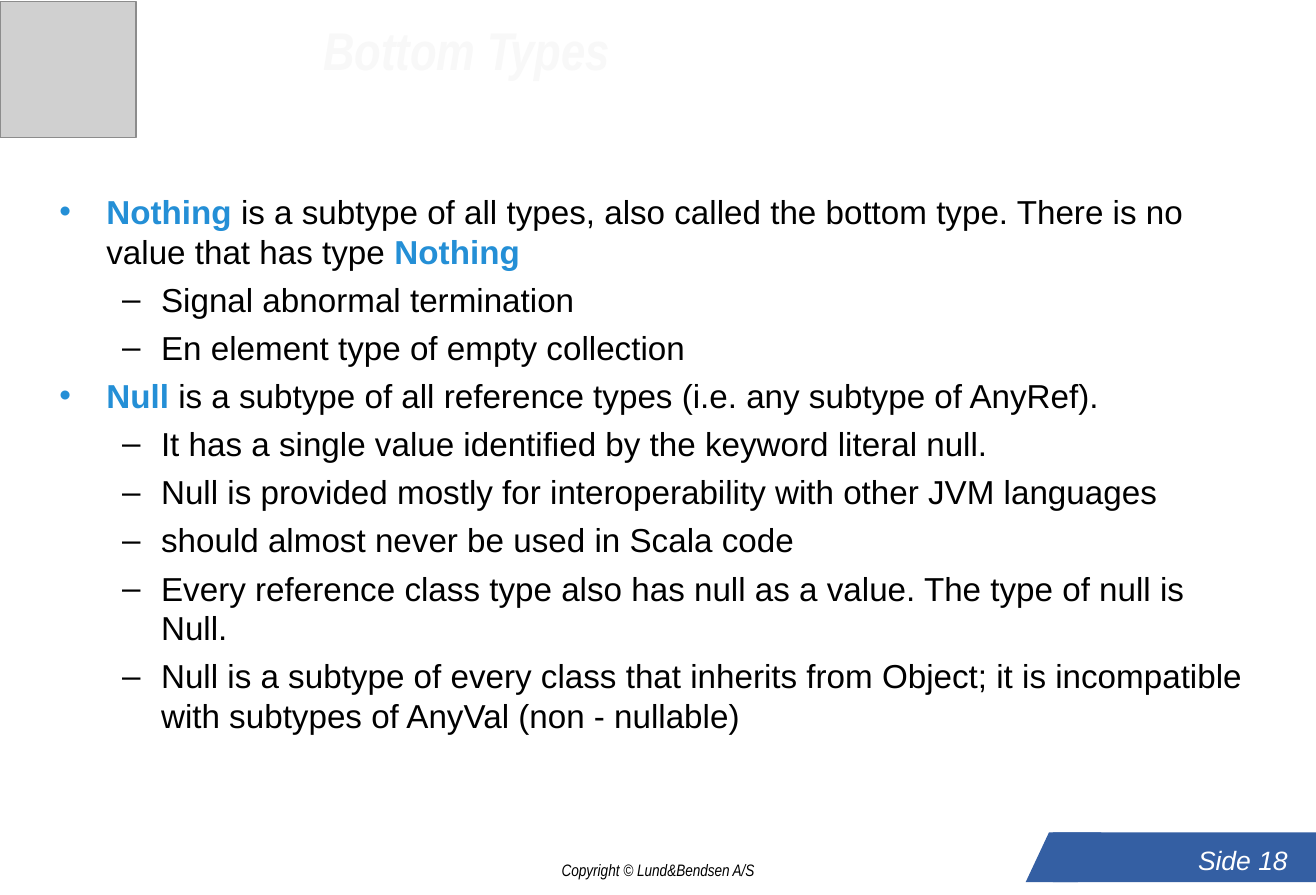
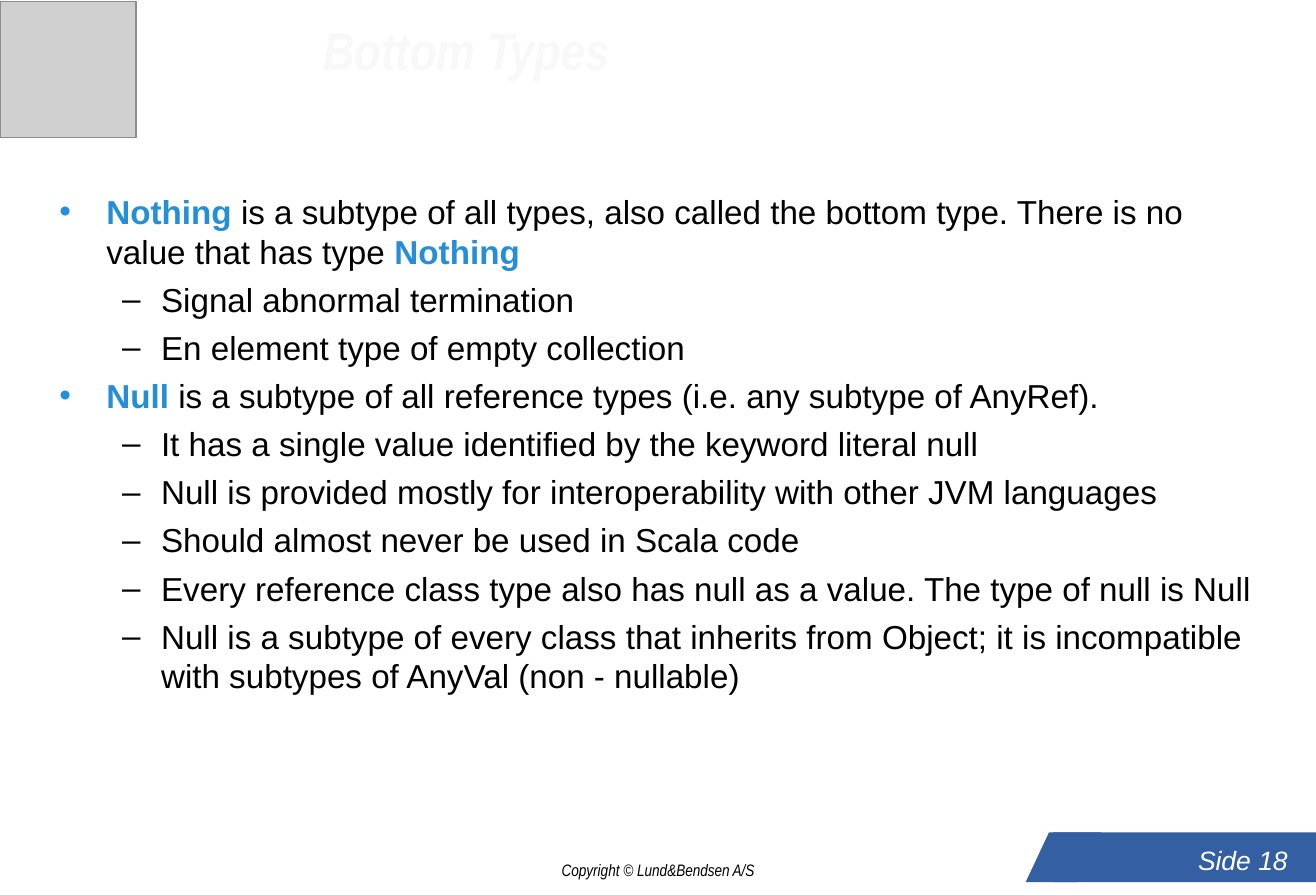
Before and after one commit to LundOgBendsen/LBE2921-Scala, a slide deck: slide 18 of slides/06_class_hierarchies.ppt. Drawn at 1316x895 pixels with LibreOffice and Linux fonts; fonts in the diff are those of the drawing; grey boxes stand for pictures; background and template pictures are left out. Boxes give left, top, right and bottom in pixels: in the first picture for what was removed or moved away, otherwise in the second. Text is boxed around its words. In the diff, an @@ line names an element or a change of style, - is before the commit and + after.

```diff
--- a/slides/06_class_hierarchies.ppt
+++ b/slides/06_class_hierarchies.ppt
@@ text at <box>161,432,978,463</box>: text changed @@
-  – It has a single value identified by the keyword literal null.
+  – It has a single value identified by the keyword literal null
@@ text at <box>161,528,1250,607</box>: text changed @@
-  – should almost never be used in Scala code
-  – Every reference class type also has null as a value. The type of null is Null.
+  – Should almost never be used in Scala code
+  – Every reference class type also has null as a value. The type of null is Null
```
Also in this commit, not shown: 4 other slides changed, 7 other files.
